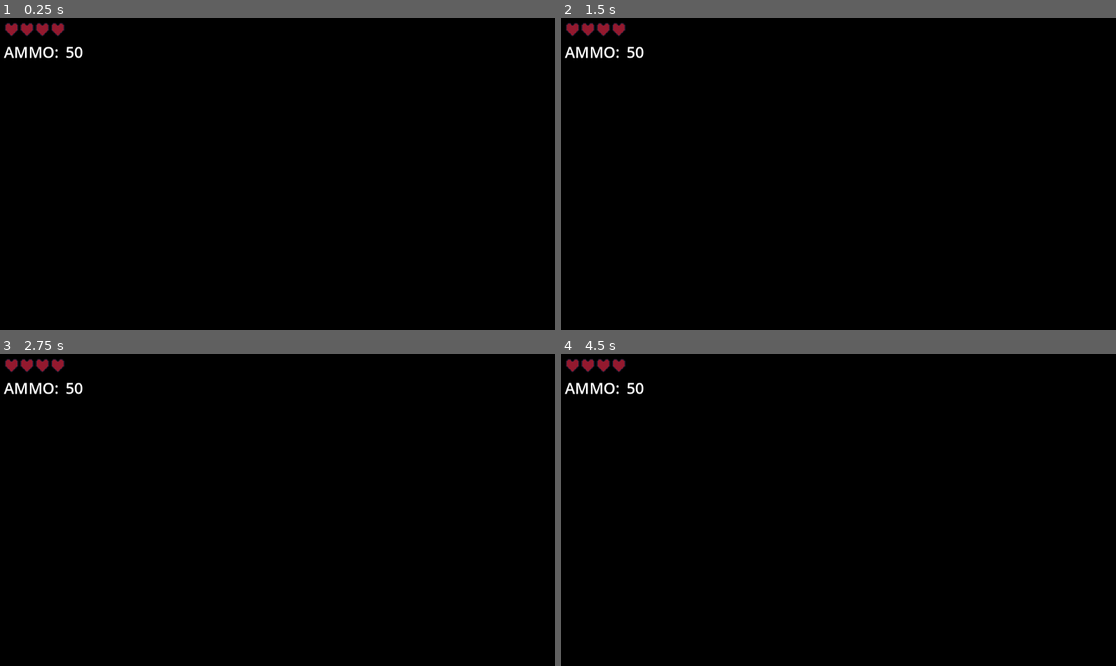
Above: before the commit, frames 1-4 (two rows, left to right).
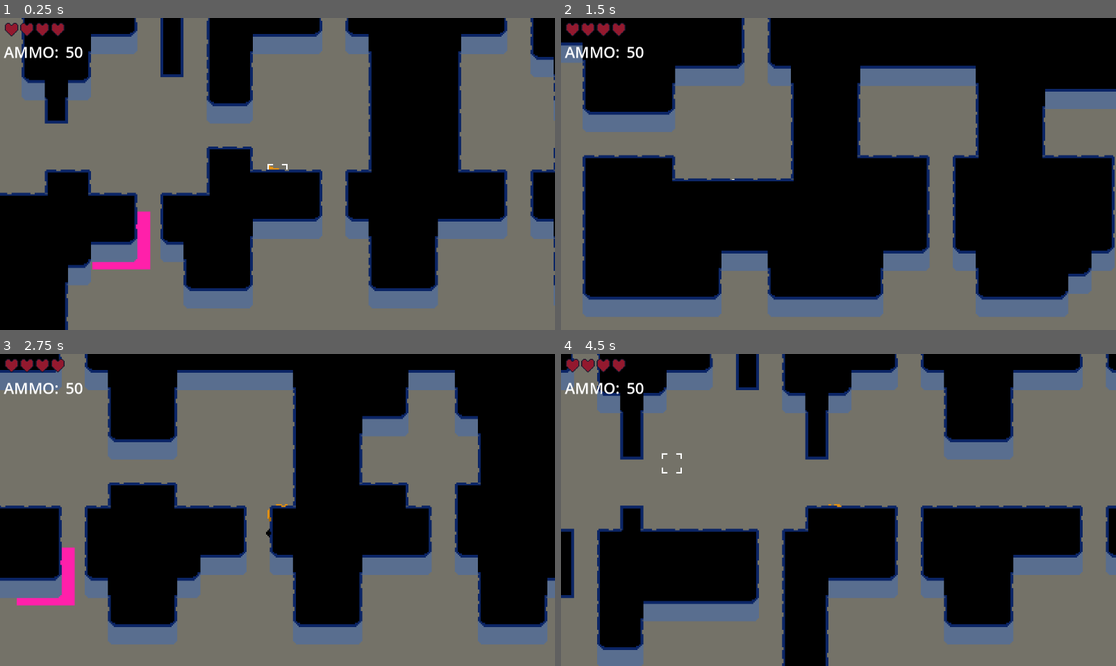
Above: after the commit, the same moments.

Repository: marleeeeeey/game_mvp_002
Game: Godot game, scene res://Levels/main_room.tscn
Same seed, same stepped clock (60 frames per second), same inputs: the game is played once before the commit and once after it. Before the commit the project starts from res://Levels/main_scene.tscn.
Inputs (mouse positions are in pixels of both pictures, inside the frame that each line leads up to):
- Up to frame 1 (0.25 s): no input
- Up to frame 2 (1.5 s): tap Enter (ui_accept) at 0.5, 0.6, 0.77, 1.07, 1.35 s; move the mouse to (960, 158) at 0.52 s; hold Right (ui_right) 0.53-1.28 s; move the mouse to (727, 189) at 1.27 s; hold Down (ui_down) from 1.28 s (still down)
- Up to frame 3 (2.75 s): tap Enter (ui_accept) at 1.52, 1.82, 2.1 s; move the mouse to (333, 441) at 2.02 s; release Down (ui_down) at 2.03 s; hold Right (ui_right) from 2.03 s (still down)
- Up to frame 4 (4.5 s): move the mouse to (810, 572) at 2.77 s; release Right (ui_right) at 2.78 s; hold Up (ui_up) 2.78-3.53 s; tap Enter (ui_accept) at 2.85, 3.02, 3.32, 3.6, 3.77, 4.07, 4.35 s; move the mouse to (1005, 556) at 3.52 s; hold Left (ui_left) from 3.53 s (still down); move the mouse to (672, 463) at 4.27 s

The runs differ from the first frame. In frame 1, 63% of the frame differs, in the area x 0-100%, y 0-100%; in frame 2, 42%; in frame 3, 56%; in frame 4, 69%.

Commit message:
Use worker to generate tilemap.

Diff:
--- a/Entities/Scenes/Player/player.tscn
+++ b/Entities/Scenes/Player/player.tscn
@@ -226,7 +226,7 @@
 
 [node name="Camera2D" type="Camera2D" parent="."]
 position = Vector2(0, -13)
-zoom = Vector2(4, 4)
+zoom = Vector2(3, 3)
 
 [node name="gun_handler" type="Node2D" parent="."]
 
--- /dev/null
+++ b/Levels/level_generator_scripts/main_room.gd
@@ -0,0 +1,42 @@
+extends Node2D
+
+
+@onready var tilemap = $TileMap
+@export var border = Rect2(1, 1, 140, 120)
+var walker
+var map
+
+var ground_layer = 0 # Reference specific png in tilemap. 0 - is the first.
+
+func _ready() -> void:
+	randomize()
+	generate_level()
+
+
+func generate_level():
+	walker = WalkerRoom.new(Vector2(3, 2), border)
+	map = walker.walk(1500)
+
+	# List of empty cells.
+	var using_cells: Array = []
+
+	# Returns a Vector2i array with the positions of all cells containing a tile in the given layer.
+	var all_cells: Array = tilemap.get_used_cells(ground_layer)
+
+	# Clear map and destroy walker.
+	tilemap.clear()
+	walker.queue_free()
+
+	for tile in all_cells:
+		if !map.has(Vector2(tile.x, tile.y)):
+			using_cells.append(tile)
+
+	# Update all the cells in the cells coordinates array
+	# so that they use the given terrain for the given terrain_set.
+	tilemap.set_cells_terrain_connect(ground_layer, using_cells, ground_layer, ground_layer, false)
+	tilemap.set_cells_terrain_path(ground_layer, using_cells, ground_layer, ground_layer, false)
+
+
+func _input(event):
+	if Input.is_action_just_pressed("ui_accept"):
+		get_tree().reload_current_scene()
--- a/Levels/main_scene.tscn
+++ b/Levels/main_room.tscn
@@ -1,13 +1,14 @@
-[gd_scene load_steps=8 format=3 uid="uid://bob6ay6manj1p"]
-
-[ext_resource type="PackedScene" uid="uid://8yocrc6iicxu" path="res://Entities/Scenes/Player/player.tscn" id="1_lyo5h"]
-[ext_resource type="PackedScene" uid="uid://cvn2ym6itgaa3" path="res://Interactables/scenes/dead_area.tscn" id="2_1e4o3"]
-[ext_resource type="Texture2D" uid="uid://d1u13tn6safuh" path="res://Sprites/HeartSpriteSheet.png" id="3_6v755"]
-[ext_resource type="Script" path="res://UI/ui_scripts/GUI.gd" id="3_6vvu6"]
-[ext_resource type="Texture2D" uid="uid://b737hvuu6d4ri" path="res://Sprites/complex_tilemap_16px.png" id="5_ilfo8"]
+[gd_scene load_steps=9 format=3 uid="uid://bob6ay6manj1p"]
+
+[ext_resource type="Script" path="res://Levels/level_generator_scripts/main_room.gd" id="1_yltm1"]
+[ext_resource type="PackedScene" uid="uid://8yocrc6iicxu" path="res://Entities/Scenes/Player/player.tscn" id="2_tc2co"]
+[ext_resource type="PackedScene" uid="uid://cvn2ym6itgaa3" path="res://Interactables/scenes/dead_area.tscn" id="3_cwtpr"]
+[ext_resource type="Script" path="res://UI/ui_scripts/GUI.gd" id="4_586f0"]
+[ext_resource type="Texture2D" uid="uid://d1u13tn6safuh" path="res://Sprites/HeartSpriteSheet.png" id="5_1rfns"]
+[ext_resource type="Texture2D" uid="uid://b737hvuu6d4ri" path="res://Sprites/complex_tilemap_16px.png" id="6_d1pul"]
 
 [sub_resource type="TileSetAtlasSource" id="TileSetAtlasSource_44fad"]
-texture = ExtResource("5_ilfo8")
+texture = ExtResource("6_d1pul")
 0:0/0 = 0
 0:0/0/terrain_set = 0
 0:0/0/terrain = 0
@@ -449,9 +450,10 @@
 terrain_set_0/terrain_0/color = Color(0.909814, 0.228965, 0.775834, 1)
 sources/0 = SubResource("TileSetAtlasSource_44fad")
 
-[node name="MainScene" type="Node2D"]
-
-[node name="Player" parent="." instance=ExtResource("1_lyo5h")]
+[node name="MainRoom" type="Node2D"]
+script = ExtResource("1_yltm1")
+
+[node name="Player" parent="." instance=ExtResource("2_tc2co")]
 position = Vector2(241, 192)
 
 [node name="ColorRect" type="ColorRect" parent="."]
@@ -495,3 +497,10 @@
 tile_set = SubResource("TileSet_57luf")
 format = 2
 layer_0/tile_data = PackedInt32Array(1114130, 65536, 1, 1114131, 65536, 1, 1179668, 65536, 1, 1179669, 65536, 1, 124520 …(199889 unchanged characters)…
+
+[node name="Camera2D" type="Camera2D" parent="."]
+position = Vector2(-176, -128)
+scale = Vector2(3.48, 1)
+anchor_mode = 0
+enabled = false
+zoom = Vector2(0.5, 0.5)
--- a/project.godot
+++ b/project.godot
@@ -11,7 +11,7 @@
 [application]
 
 config/name="Game Mvp 002"
-run/main_scene="res://Levels/main_scene.tscn"
+run/main_scene="res://Levels/main_room.tscn"
 config/features=PackedStringArray("4.2", "Forward Plus")
 config/icon="res://icon.svg"
 
Not shown: 1 places in Levels/main_room.tscn that only renumber resources
